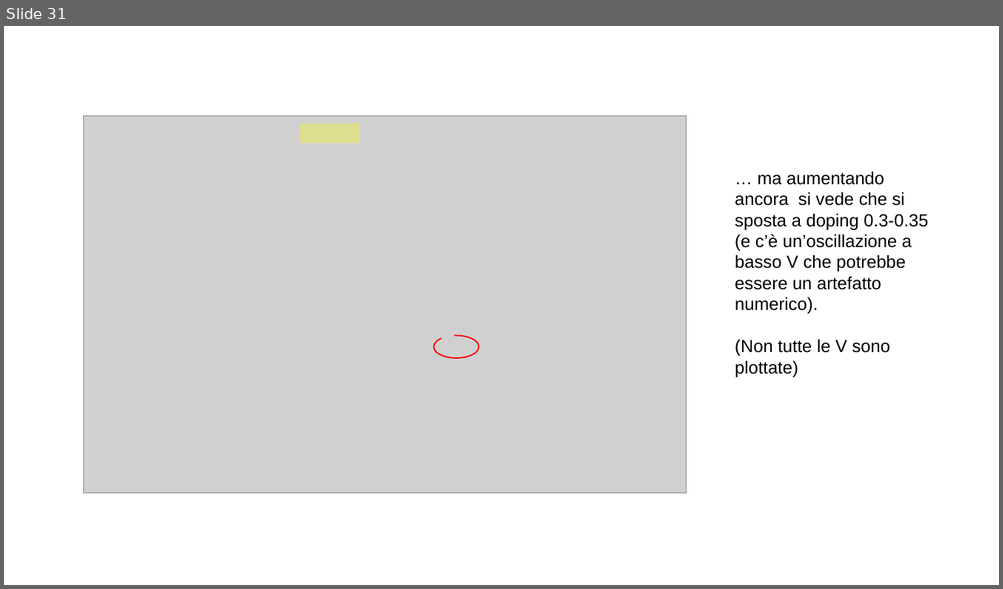
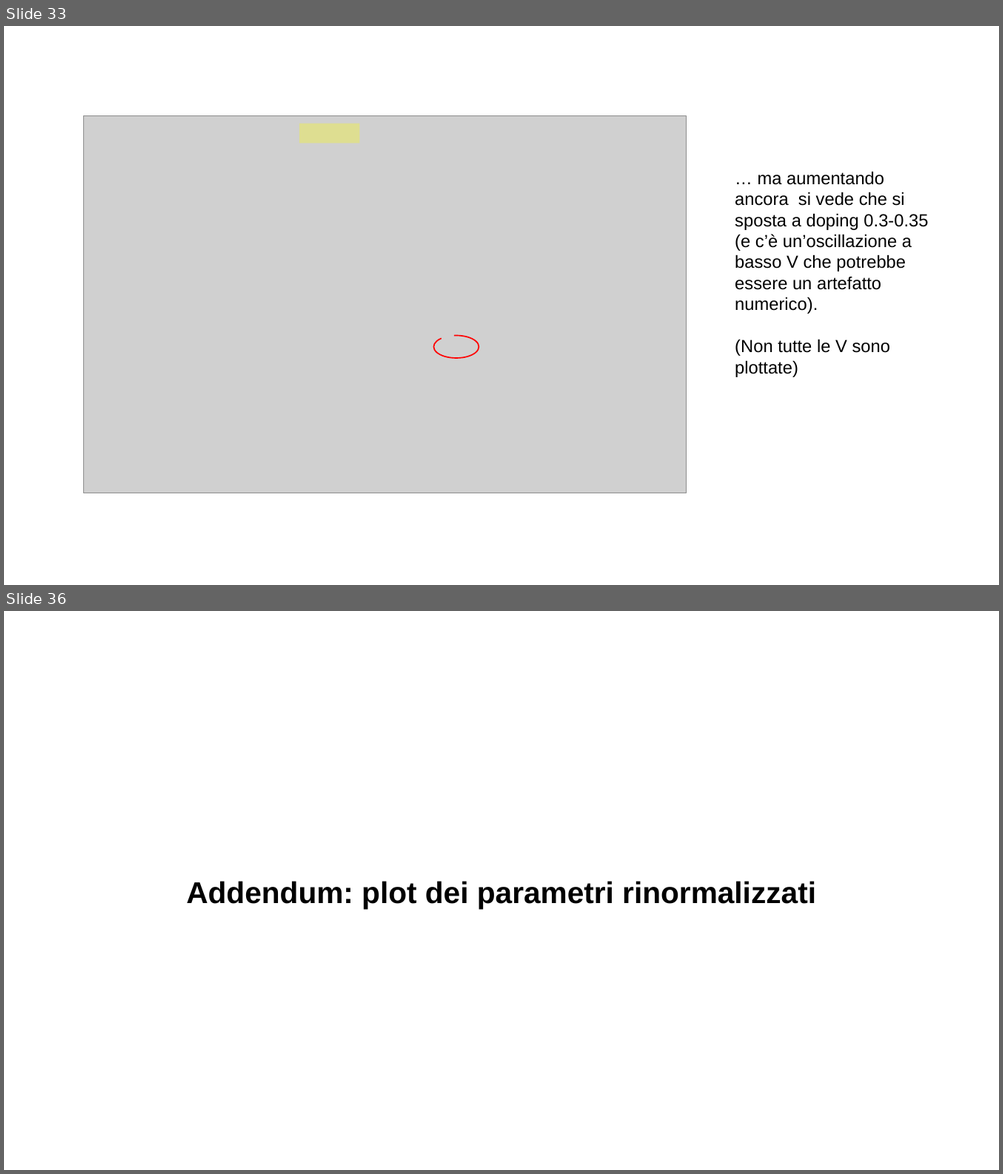
Before and after one commit to nepero27178/LadderHubbardSC, a slide deck: Bin/IntermediateReport2/IntermediateReport2.odp. Shown one above the other, each under a label of ours: slide 31 before the commit, slides 33 and 36 after it; the slides between them are not shown. The pictures are 1003x589 and 1003x1174 pixels, drawn with LibreOffice and Linux fonts; fonts in the diff are those of the drawing; grey boxes stand for pictures. Boxes give left, top, right and bottom in pixels: in the first picture for what was removed or moved away, otherwise in the second. Text is boxed around its words. In the diff, an @@ line names an element or a change of style, - is before the commit and + after.

```diff
--- a/Bin/IntermediateReport2/IntermediateReport2.odp
+++ b/Bin/IntermediateReport2/IntermediateReport2.odp
@@ slide 36 added at box(4, 611, 999, 1170), background #FFFFFF @@
@@ text added at box(186, 881, 816, 909), 24 pt, text #000000, bold @@
+Addendum: plot dei parametri rinormalizzati
@@ what was slide 31 is now slide 33 @@
```
Also in this commit, not shown: 3 slides changed, 6 other slides added, 8 other files.
